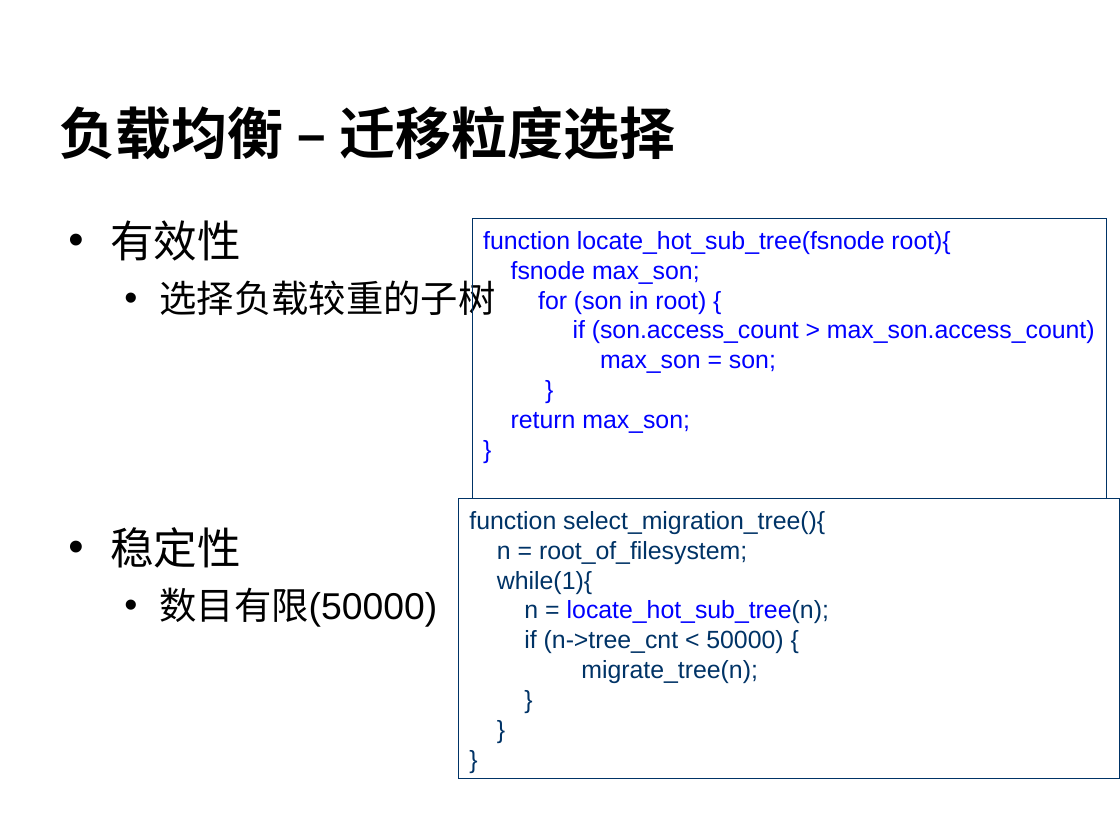
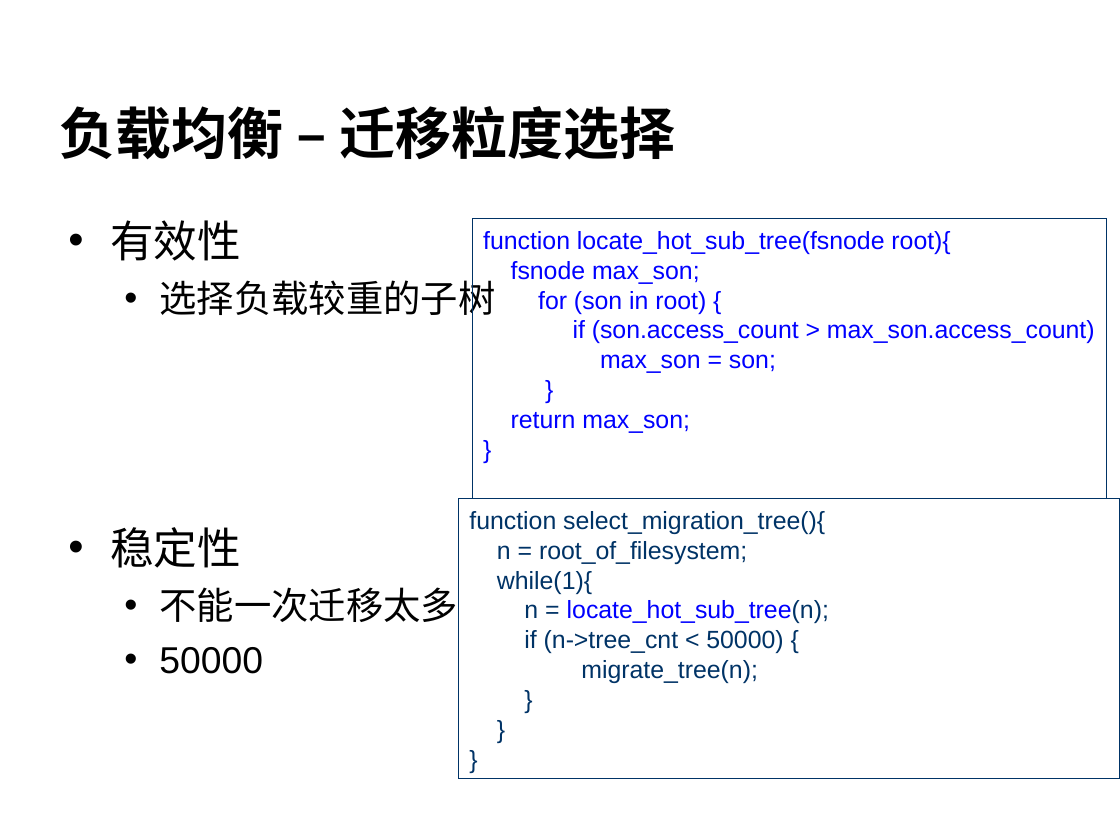
Before and after one commit to cheliequan/idning-paper, a slide deck: slide 22 of draft/答辩.ppt. Drawn at 1120x840 pixels with LibreOffice and Linux fonts; fonts in the diff are those of the drawing; background and template pictures are left out. Boxes give left, top, right and bottom in pixels: in the first picture for what was removed or moved away, otherwise in the second. Text is boxed around its words. In the diff, an @@ line names an element or a change of style, - is before the commit and + after.

```diff
--- a/draft/答辩.ppt
+++ b/draft/答辩.ppt
@@ text at (159,587,458,674): text changed @@
-  • 数目有限(50000)
+  • 不能一次迁移太多
+  • 50000
```
Also in this commit, not shown: 5 other slides changed.
